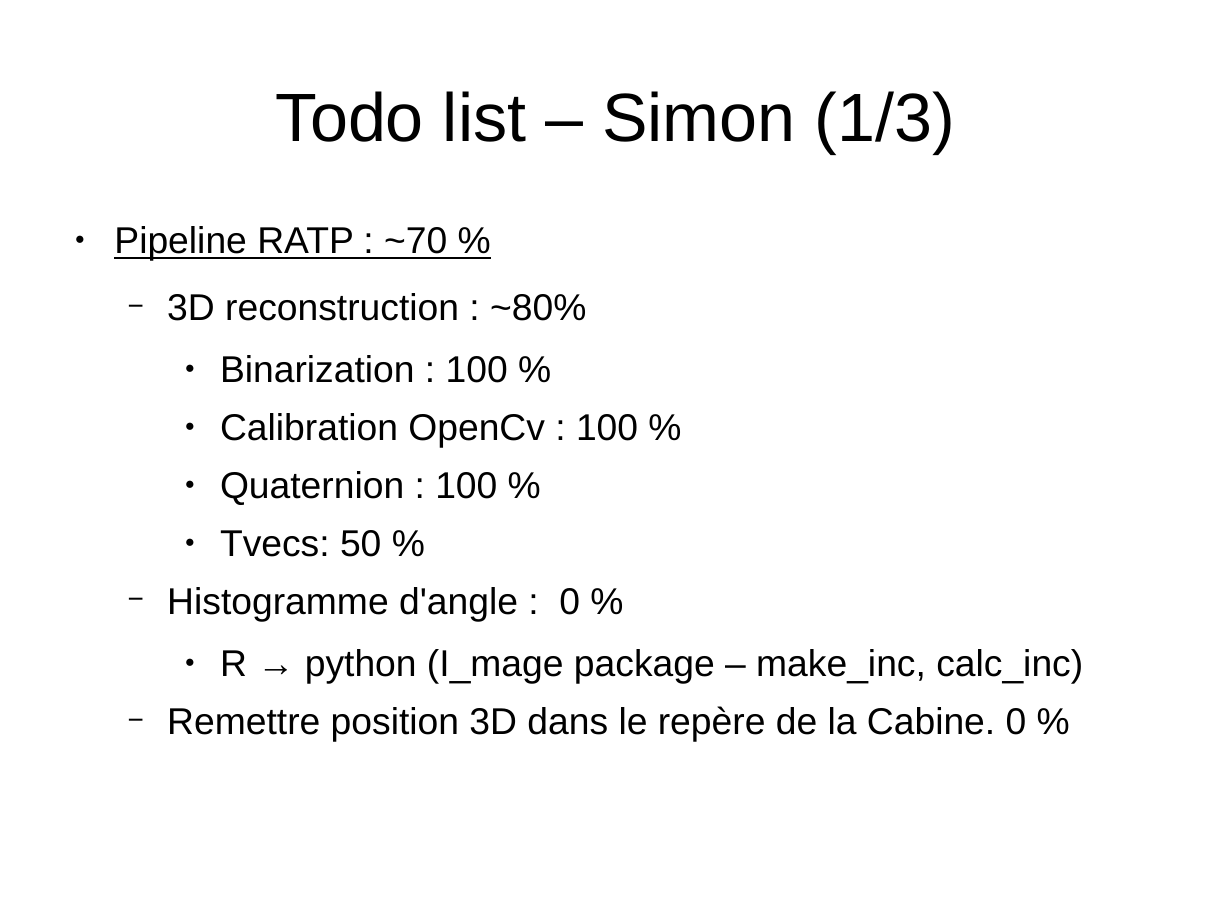
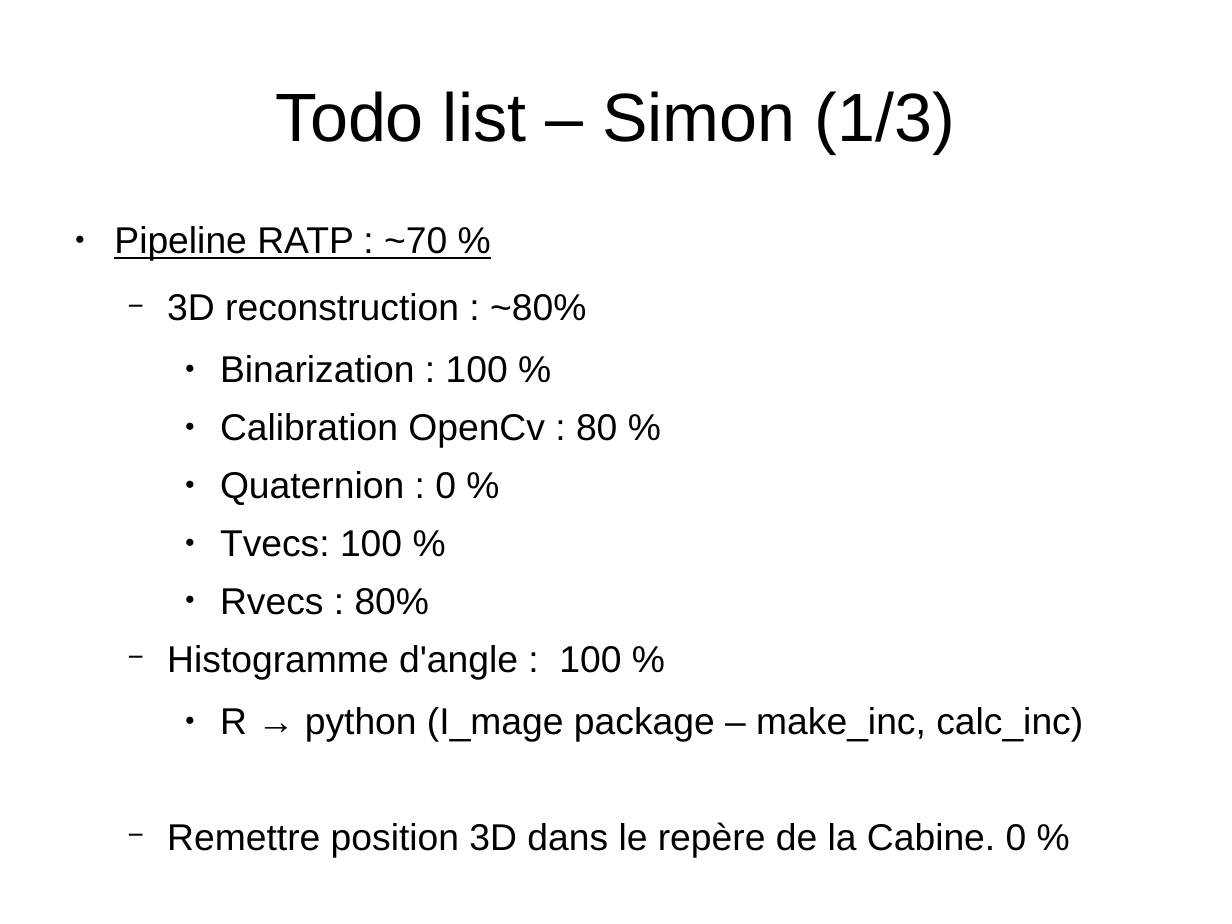
Before and after one commit to openalea/phenomenal, a slide deck: slide 1 of doc/Todo_list_Simon.odp. Drawn at 1232x924 pixels with LibreOffice and Linux fonts; fonts in the diff are those of the drawing. Boxes give left, top, right and bottom in pixels: in the first picture for what was removed or moved away, otherwise in the second. Text is boxed around its words. In the diff, an @@ line names an element or a change of style, - is before the commit and + after.

```diff
--- a/doc/Todo_list_Simon.odp
+++ b/doc/Todo_list_Simon.odp
@@ text at <box>167,413,621,679</box>: text changed @@
-    ● Calibration OpenCv : 100 %
-    ● Quaternion : 100 %
-    ● Tvecs: 50 %
-  − Histogramme d'angle : 0 %
+    ● Calibration OpenCv : 80 %
+    ● Quaternion : 0 %
+    ● Tvecs: 100 %
+    ● Rvecs : 80%
+  − Histogramme d'angle : 100 %
```
Also in this commit, not shown: 1 other slide changed, 29 other files.
